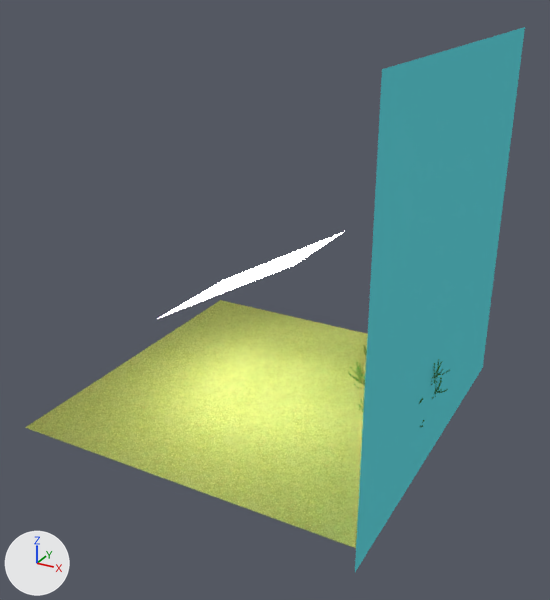
What one commit did to the Blender file 03 Scenes/7. Szene/7. Szene.blend.
One viewpoint serves both versions: a 50 mm lens placed at (16.9, -30.4, 20.7), pointed at (0.9, -1.3, 6.2). The axes (+X, +Y, +Z) are drawn at lower left. The lights are the same throughout.

The scene before the commit, as lines of its bpy script (objects in view):
```python
me_cylinder = bpy.data.meshes.new('Cylinder')
me_cylinder.from_pydata(...)  # a 32-sided cylinder along z spanning x -1.0..1.0, y -1.0..1.0, z -1.0..1.0
me_cylinder.materials.append(mat_material_003)
me_plane = bpy.data.meshes.new('Plane')
me_plane.from_pydata(...)  # 4 vertices, 1 face; spans x -1.0..1.0, y -1.0..1.0, z 0.0
me_plane.materials.append(mat_material)  # picture img_gras_textur_park_jpg_005
me_plane_002 = bpy.data.meshes.new('Plane.002')
me_plane_002.from_pydata([(-1.0, -1.0, 0.0), (1.0, -1.0, 0.0), (-1.0, 1.0, 0.0), (1.0, 1.0, 0.0)], [], [(0, 1, 3, 2)])
me_plane_002.materials.append(mat_material_002)  # white #ffffff
ob_cylinder = bpy.data.objects.new('Cylinder', me_cylinder)
ob_cylinder.location = (4.6, -2.82, 1.29)
ob_cylinder.scale = (0.674, 0.674, 1.09)
ob_plane = bpy.data.objects.new('Plane', me_plane)
ob_plane.location = (0.0, 0.0, 0.27)
ob_plane.scale = (-8.74, -8.74, -8.74)
ob_plane_002 = bpy.data.objects.new('Plane.002', me_plane_002)
ob_plane_002.location = (-0.8, -0.19, 6.83)
ob_plane_002.rotation_euler = (-0.129, -0.48, 0.194)  # degrees (-7.4, -28, 11)
ob_plane_002.scale = (-3.82, -3.82, -3.82)
# also in view: 'Plane.001' at (8.8, -0.2, 8.8)
```
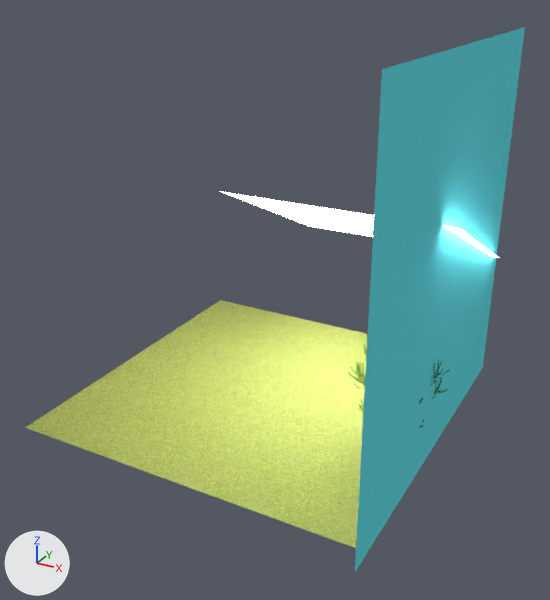
Boxes (x1, y1, x2, y2) around the edits, measured in the pictures (550 x 600 px):
'Plane.002', moved, turned, rescaled
    before: (157, 231, 345, 319)
    after: (220, 191, 499, 258)

Patch to the scene script:
```diff
--- a/03 Scenes/7. Szene/7. Szene.blend.py
+++ b/03 Scenes/7. Szene/7. Szene.blend.py
@@ ob_plane_002 @@
 ob_plane_002 = bpy.data.objects.new('Plane.002', me_plane_002)
-ob_plane_002.location = (-0.8, -0.19, 6.83)
-ob_plane_002.rotation_euler = (-0.129, -0.48, 0.194)  # degrees (-7.4, -28, 11)
-ob_plane_002.scale = (-3.82, -3.82, -3.82)
+ob_plane_002.location = (3.84, 2.99, 9.02)
+ob_plane_002.rotation_euler = (-0.43, 0.00984, 0.0304)  # degrees (-25, 0.6, 1.7)
+ob_plane_002.scale = (-5.49, -5.49, -5.49)
```
